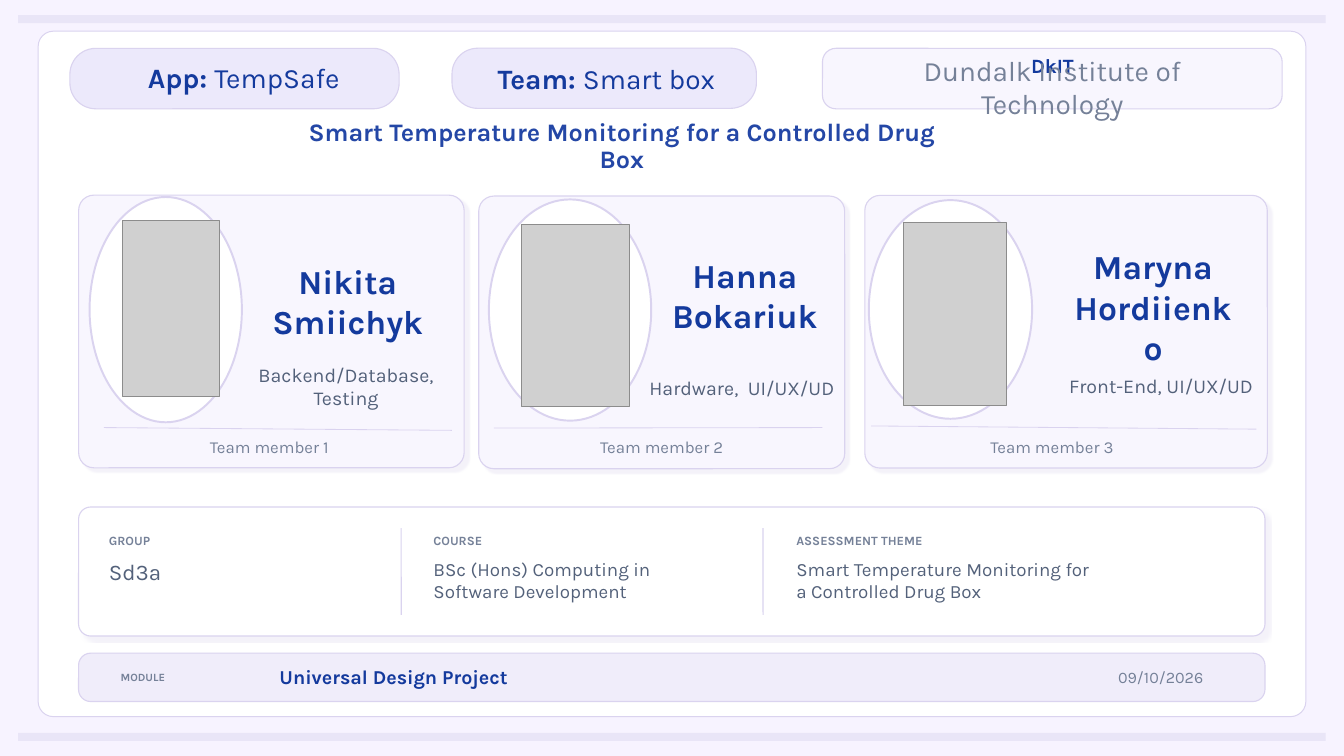
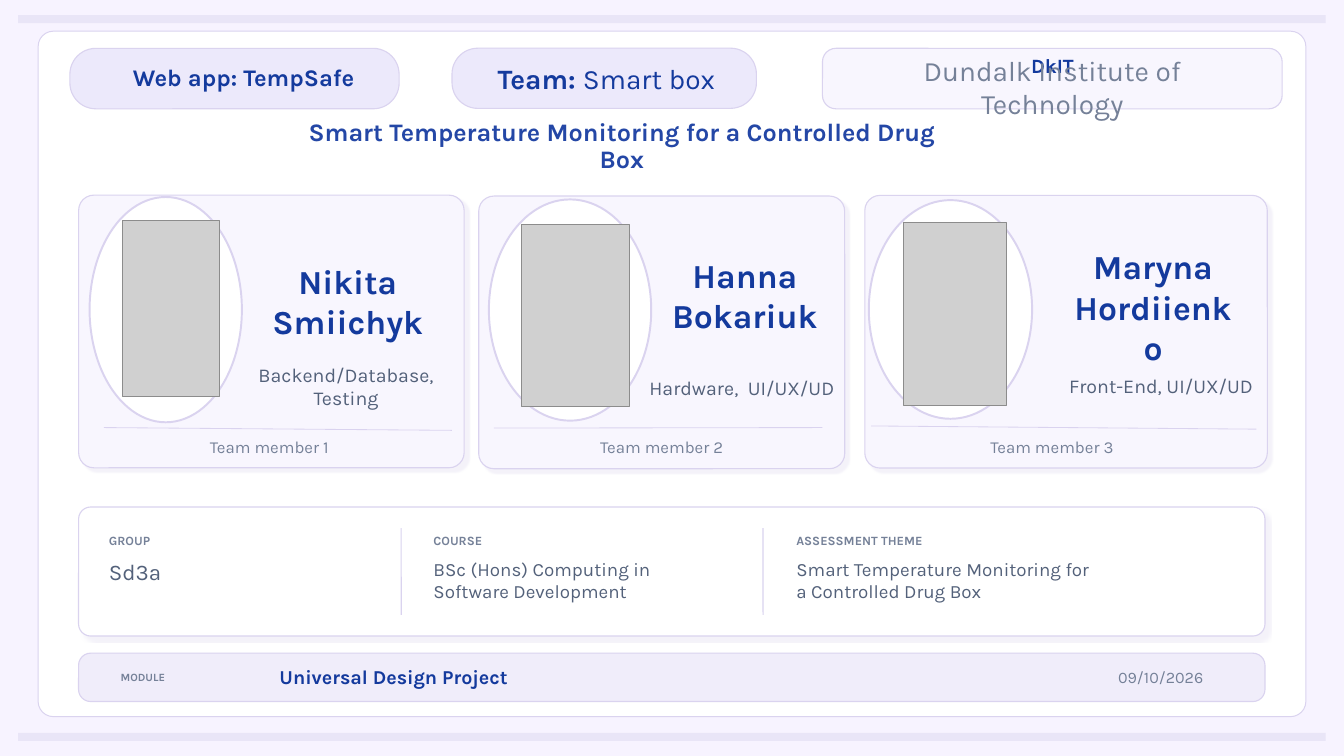
Before and after one commit to nikitsya/Smart-Box, a slide deck: slide 1 of docs/presentation/TempSafe_Elevator_Pitch.pptx. Drawn at 1344x756 pixels with LibreOffice and Linux fonts; fonts in the diff are those of the drawing; grey boxes stand for pictures. Boxes give left, top, right and bottom in pixels: in the first picture for what was removed or moved away, otherwise in the second. Text is boxed around its words. In the diff, an @@ line names an element or a change of style, - is before the commit and + after.

```diff
--- a/docs/presentation/TempSafe_Elevator_Pitch.pptx
+++ b/docs/presentation/TempSafe_Elevator_Pitch.pptx
@@ text at (133, 69, 354, 92): text changed; size 20 to 17 pt; bold on @@
-App: TempSafe
+Web app: TempSafe
```
Also in this commit, not shown: 3 other slides changed, 9 other files.
